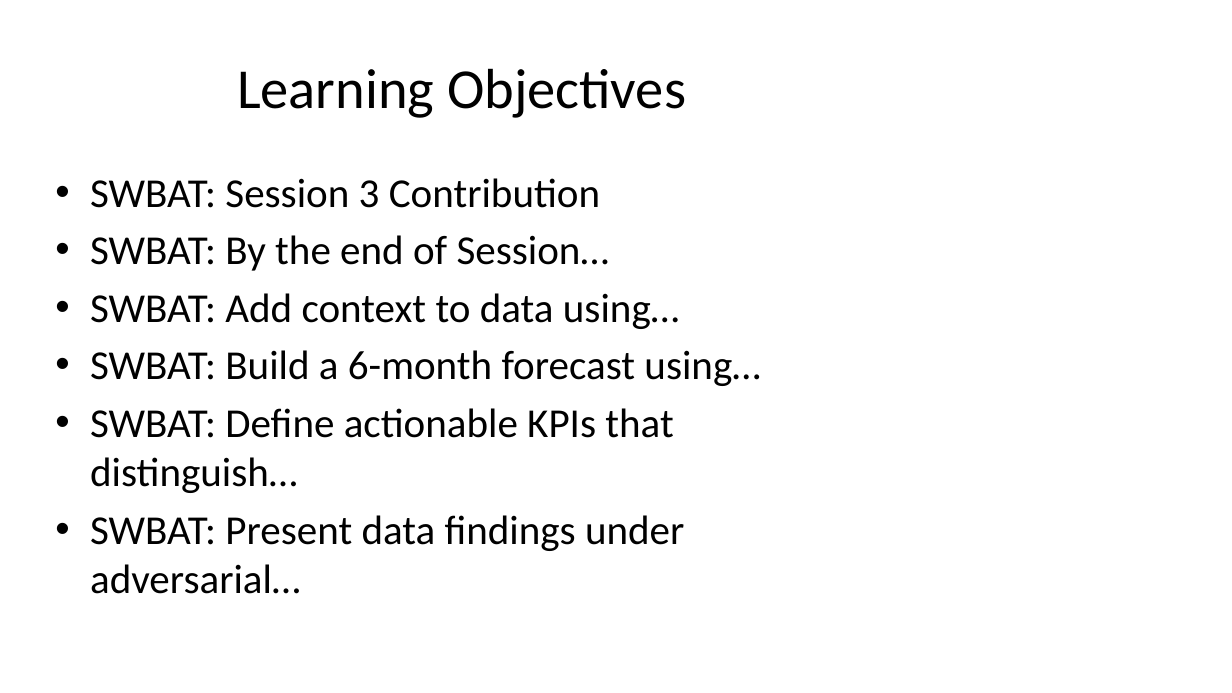
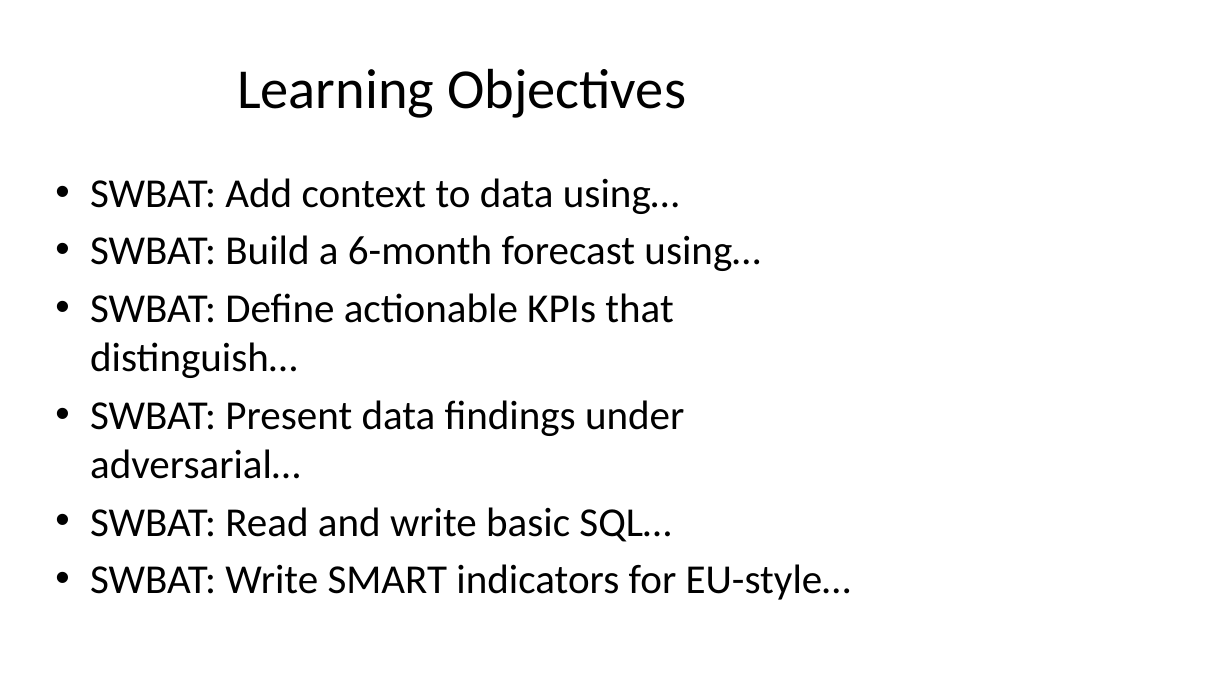
Before and after one commit to nlwtest2020/AyElSeeMoldo, a slide deck: slide 2 of curriculum-planner/output/slides/session_03_slides.pptx. Drawn at 1232x693 pixels with LibreOffice and Linux fonts; fonts in the diff are those of the drawing. Boxes give left, top, right and bottom in pixels: in the first picture for what was removed or moved away, otherwise in the second. Text is boxed around its words. In the diff, an @@ line names an element or a change of style, - is before the commit and + after.

```diff
--- a/curriculum-planner/output/slides/session_03_slides.pptx
+++ b/curriculum-planner/output/slides/session_03_slides.pptx
@@ text at box(90, 178, 609, 271): paragraphs removed @@
-• SWBAT: Session 3 Contribution
-• SWBAT: By the end of Session…
@@ text at box(90, 507, 851, 600): paragraphs added @@
+• SWBAT: Read and write basic SQL…
+• SWBAT: Write SMART indicators for EU-style…
```
Also in this commit, not shown: 2 other slides changed, 5 slides removed, 11 other files.
